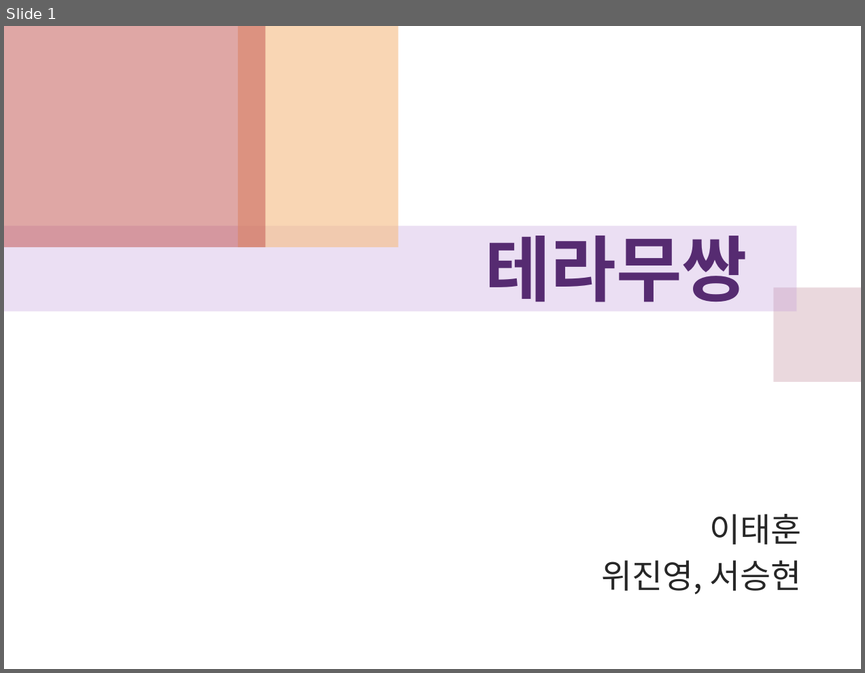
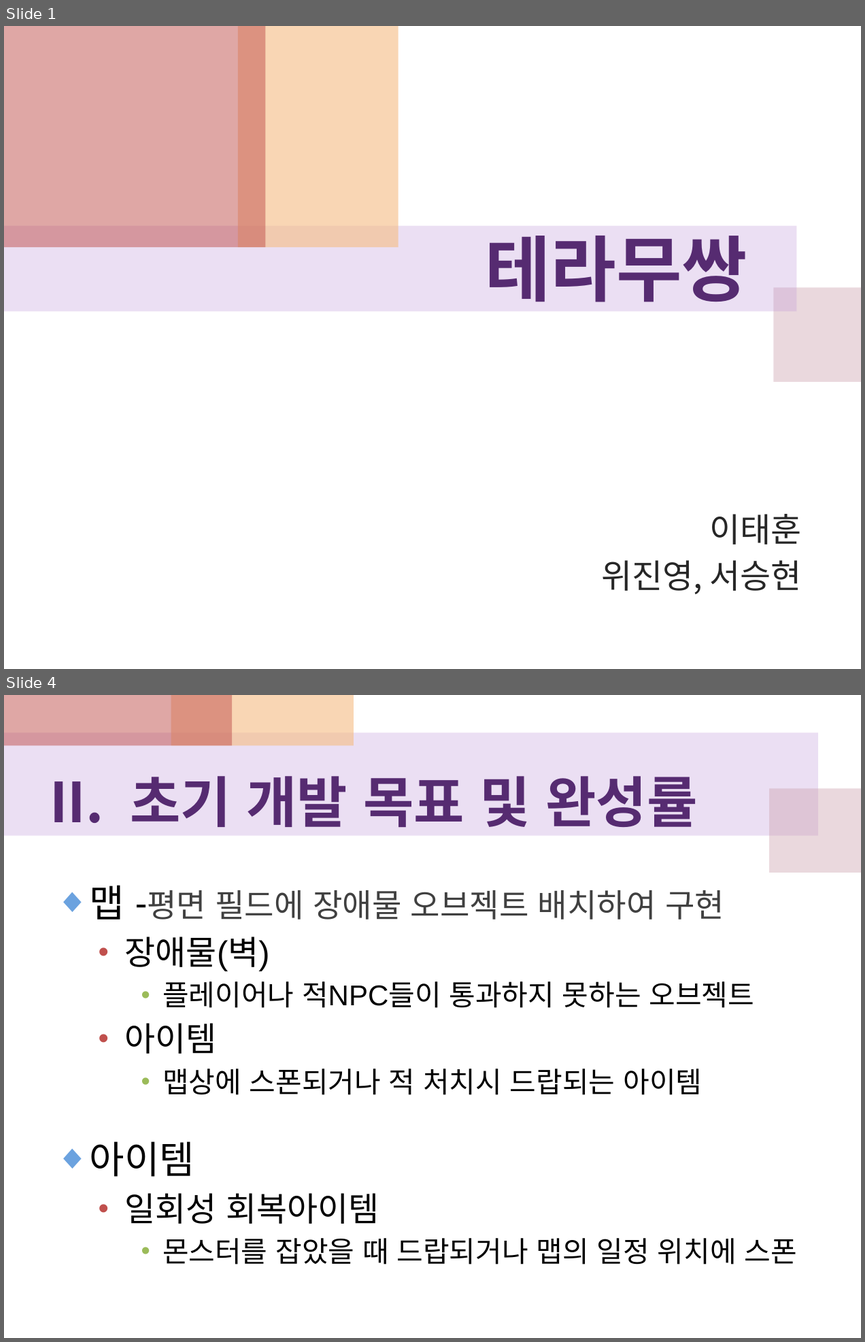
Before and after one commit to WiJYng/SGA_DirectxTeam, a slide deck: 중간보고서/테라무쌍_최종보고.pptx. Shown one above the other, each under a label of ours: slide 1 before the commit, slides 1 and 4 after it; the slides between them are not shown. The pictures are 865x673 and 865x1342 pixels, drawn with LibreOffice and Linux fonts; fonts in the diff are those of the drawing. Boxes give left, top, right and bottom in pixels: in the first picture for what was removed or moved away, otherwise in the second. Text is boxed around its words. In the diff, an @@ line names an element or a change of style, - is before the commit and + after.

```diff
--- a/중간보고서/테라무쌍_최종보고.pptx
+++ b/중간보고서/테라무쌍_최종보고.pptx
@@ slide 4 added at (x1=4, y1=695, x2=861, y2=1338), background #FFFFFF @@
@@ rectangle added at (x1=4, y1=695, x2=232, y2=745), fill #C0504D at 50% opacity @@
@@ rectangle added at (x1=171, y1=695, x2=354, y2=745), fill #F5BC83 at 60% opacity @@
@@ rectangle added at (x1=4, y1=732, x2=818, y2=836), fill #BF98D8 at 30% opacity @@
@@ text added at (x1=130, y1=776, x2=697, y2=827), 46.2 pt, text #562B71, bold @@
+II. 초기 개발 목표 및 완성률
@@ rectangle added at (x1=769, y1=788, x2=861, y2=872), fill #CC9EAC at 40% opacity @@
@@ text added at (x1=90, y1=885, x2=755, y2=1095), 24 pt, text #000000 @@
+◆ 맵 -평면 필드에 장애물 오브젝트 배치하여 구현
+  • 장애물(벽)
+    • 플레이어나 적NPC들이 통과하지 못하는 오브젝트
+  • 아이템
+    • 맵상에 스폰되거나 적 처치시 드랍되는 아이템
@@ text added at (x1=90, y1=1141, x2=796, y2=1264), 24 pt, text #000000 @@
+◆ 아이템
+  • 일회성 회복아이템
+    • 몬스터를 잡았을 때 드랍되거나 맵의 일정 위치에 스폰
```
Also in this commit, not shown: 14 slides changed, 8 other slides added, 2 other files.
